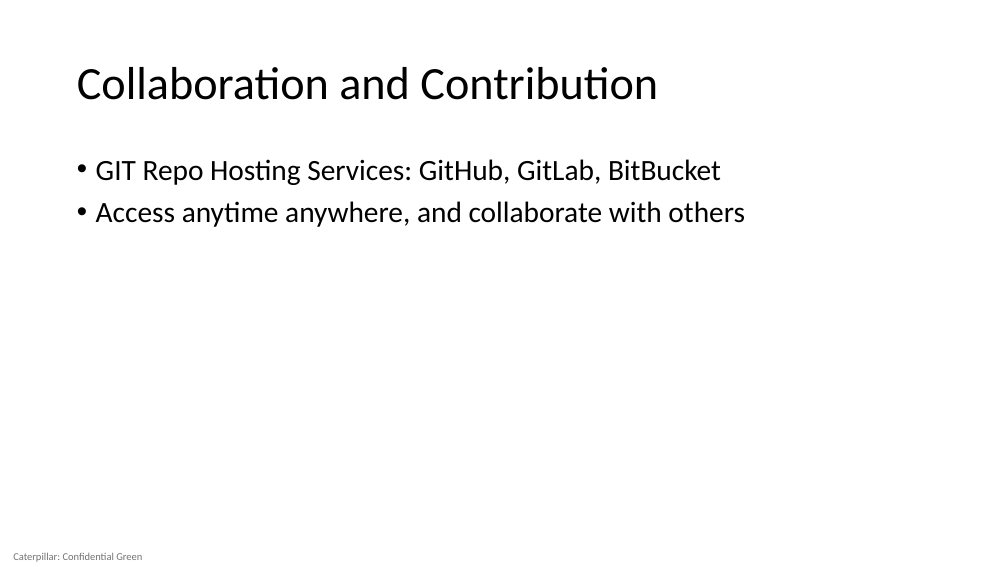
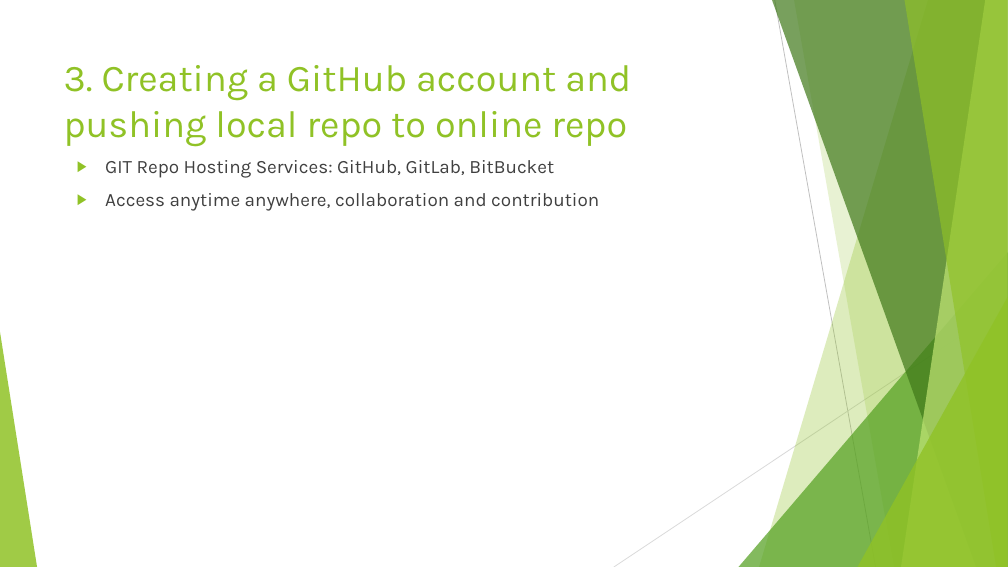
Before and after one commit to AydinGizem/teaching-github, a slide deck: slide 8 of GIT for beginners.pptx (slide 7 before the commit). Drawn at 1008x567 pixels with LibreOffice and Linux fonts; fonts in the diff are those of the drawing. Boxes give left, top, right and bottom in pixels: in the first picture for what was removed or moved away, otherwise in the second. Text is boxed around its words. In the diff, an @@ line names an element or a change of style, - is before the commit and + after.

```diff
--- a/GIT for beginners.pptx
+++ b/GIT for beginners.pptx
@@ title "3. Creating a GitHub account ..." at [64,65,631,146]: vertical alignment middle to top @@
@@ title at [64,65,631,146]: text changed; size 44 to 36 pt; font Calibri to Karla; text colour #000000 to #90C226 @@
-Collaboration and Contribution
+3. Creating a GitHub account and pushing local repo to online repo
@@ text at [105,160,554,178]: size 28 to 18 pt, font Calibri to Karla, text colour #000000 to #404040 in "GIT Repo Hosting Services: GitHub, GitLab, BitBucket"; bullet • to ▶; line spacing 0.9 to 1 @@
@@ text at [105,193,599,211]: text changed; size 28 to 18 pt; font Calibri to Karla; text colour #000000 to #404040 @@
-• Access anytime anywhere, and collaborate with others
+▶ Access anytime anywhere, collaboration and contribution
@@ group added at [0,0,1008,567]: 5 freeform shapes, 3 triangles, 2 lines @@
@@ text removed at [13,553,142,562] @@
-Caterpillar: Confidential Green
```
Also in this commit, not shown: 8 other slides changed, 8 slides added, 2 slides removed, 1 other file.
